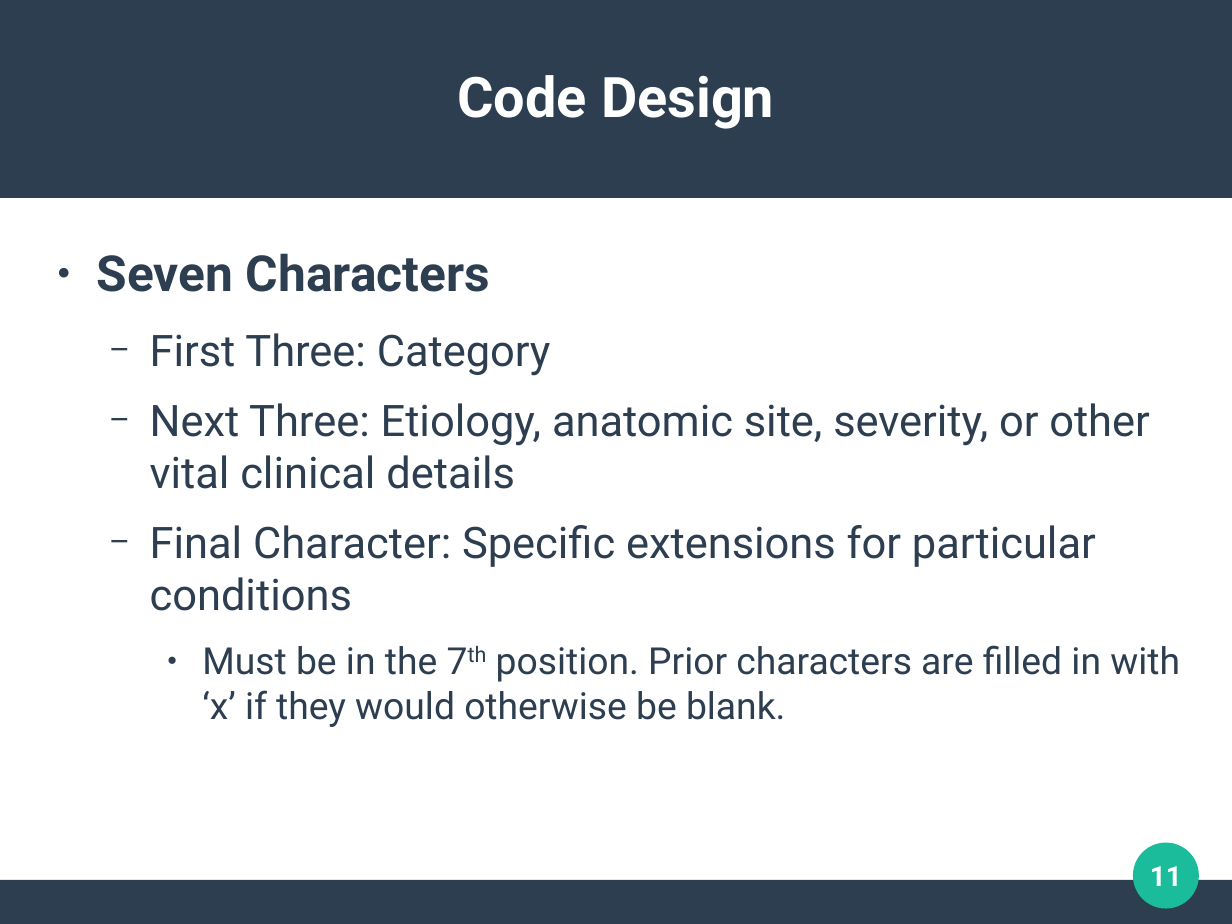
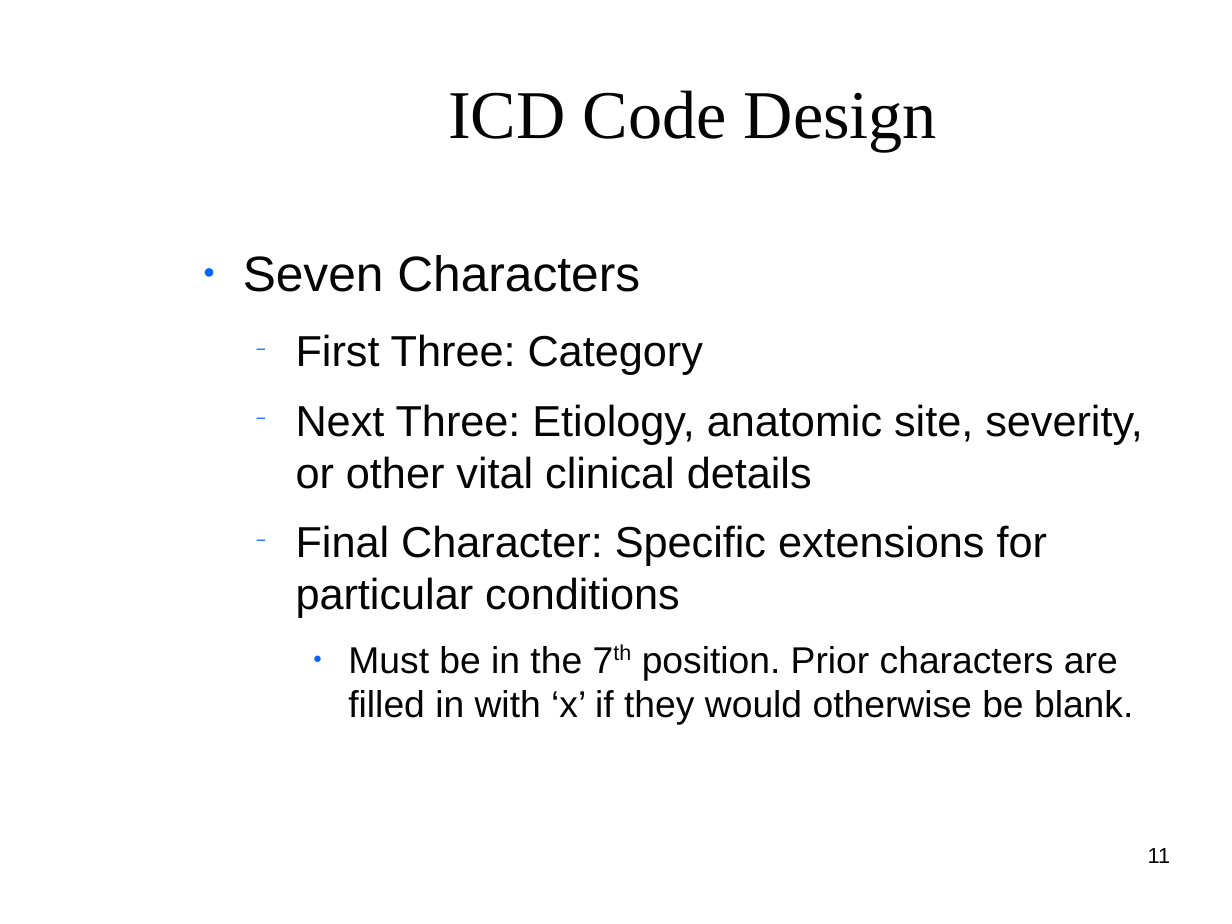
Before and after one commit to clemente-lab/mmeds-meta, a slide deck: slide 11 of sql/mmeds.odp. Drawn at 1232x924 pixels with LibreOffice and Linux fonts; fonts in the diff are those of the drawing; background and template pictures are left out. Boxes give left, top, right and bottom in pixels: in the first picture for what was removed or moved away, otherwise in the second. Text is boxed around its words. In the diff, an @@ line names an element or a change of style, - is before the commit and + after.

```diff
--- a/sql/mmeds.odp
+++ b/sql/mmeds.odp
@@ rectangle removed at box(0, 0, 1232, 198) @@
@@ title at box(448, 90, 937, 152): text changed; size 36 to 44 pt; font Roboto to Times New Roman; text colour #FFFFFF to #050505; bold off @@
-Code Design
+ICD Code Design
@@ text "Seven Characters": place and size @@
-text "Seven Characters" at box(97, 253, 1180, 727)
+text "Seven Characters" at box(243, 255, 1143, 725)
@@ text "Seven Characters" at box(243, 255, 1143, 725): font Roboto to Arial, text colour #2C3E50 to #050505; bold off in "Seven Characters"; size 28 to 27.9 pt in "First Three: Category", "Next Three: Etiology, anatomic site, severity, or ...", "Final Character: Specific extensions for particular conditio ..."; bullet colour #2C3E50 to #0066FF @@
@@ page number: place and size @@
-page number at box(1150, 866, 1182, 886)
+page number at box(1148, 848, 1171, 863)
@@ page number at box(1148, 848, 1171, 863): size 18 to 14 pt, font Roboto to Arial, text colour #FFFFFF to #000000, bold off; alignment centre to right; vertical alignment middle to top @@
@@ ellipse removed at box(1134, 843, 1200, 909) @@
@@ rectangle removed at box(0, 880, 1232, 923) @@
```
Also in this commit, not shown: 24 other slides changed, 3 slides added, 4 other files.
